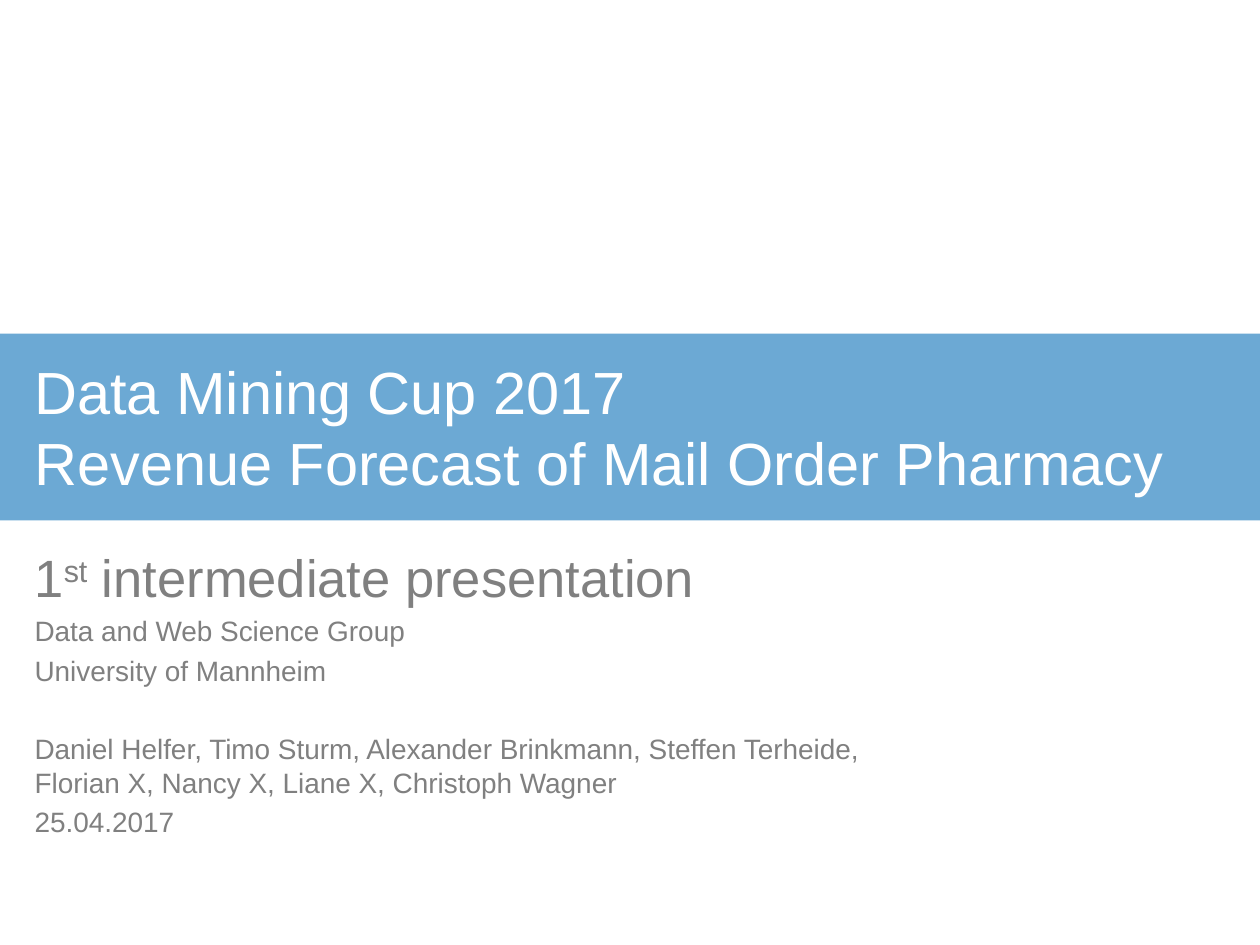
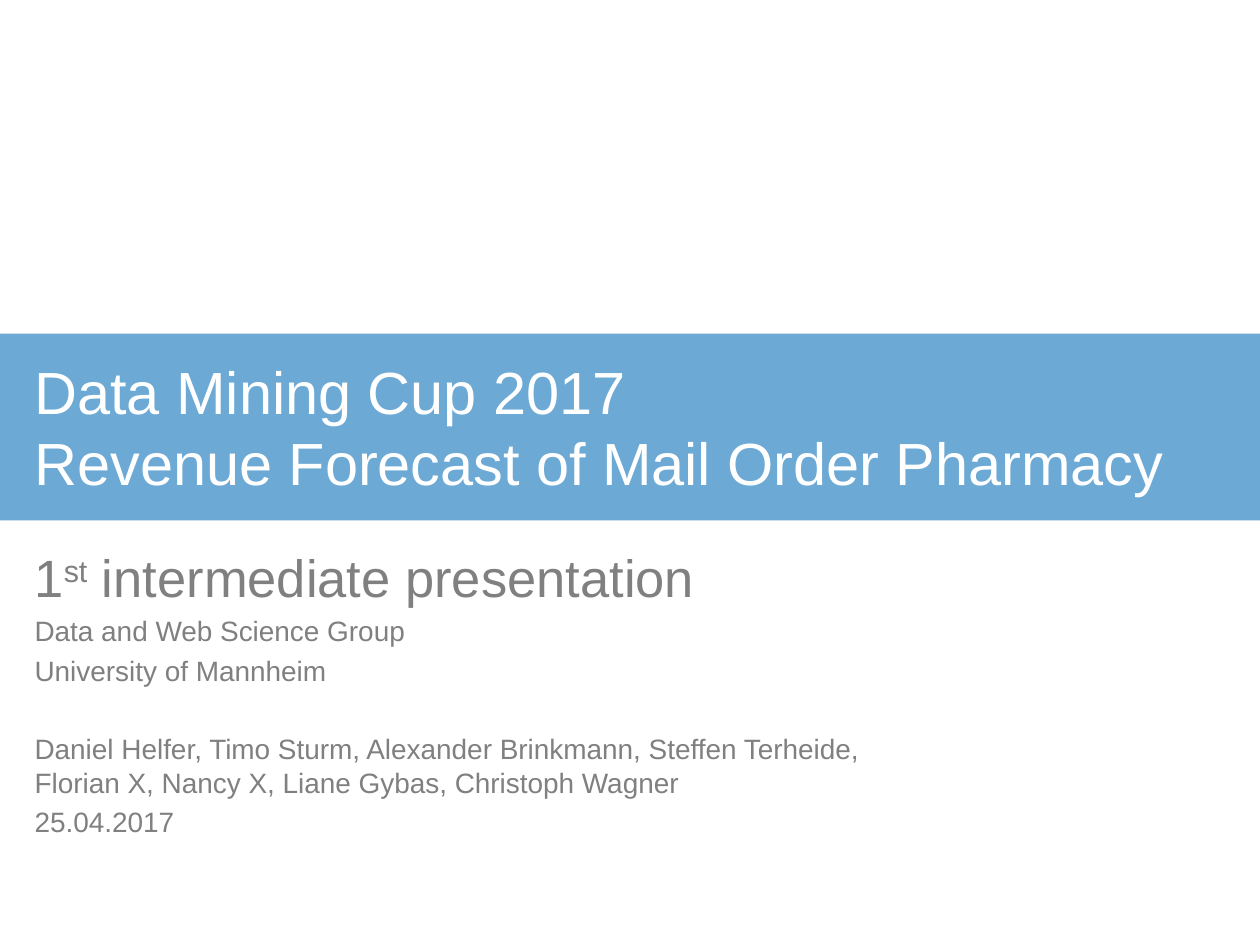
Before and after one commit to sturmti/DMC17, a slide deck: slide 1 of Additional_Material/2017-04-25 Data Mining II Intermediate Presentation_v5.pptx. Drawn at 1260x945 pixels with LibreOffice and Linux fonts; fonts in the diff are those of the drawing; background and template pictures are left out. Boxes give left, top, right and bottom in pixels: in the first picture for what was removed or moved away, otherwise in the second. Text is boxed around its words. In the diff, an @@ line names an element or a change of style, - is before the commit and + after.

Commit message:
Minor change: added my last name ;)

```diff
--- a/Additional_Material/2017-04-25 Data Mining II Intermediate Presentation_v5.pptx
+++ b/Additional_Material/2017-04-25 Data Mining II Intermediate Presentation_v5.pptx
@@ subtitle at [35, 739, 859, 798]: text changed @@
-Daniel Helfer, Timo Sturm, Alexander Brinkmann, Steffen Terheide, Florian X, Nancy X, Liane X, Christoph Wagner
+Daniel Helfer, Timo Sturm, Alexander Brinkmann, Steffen Terheide, Florian X, Nancy X, Liane Gybas, Christoph Wagner
```
